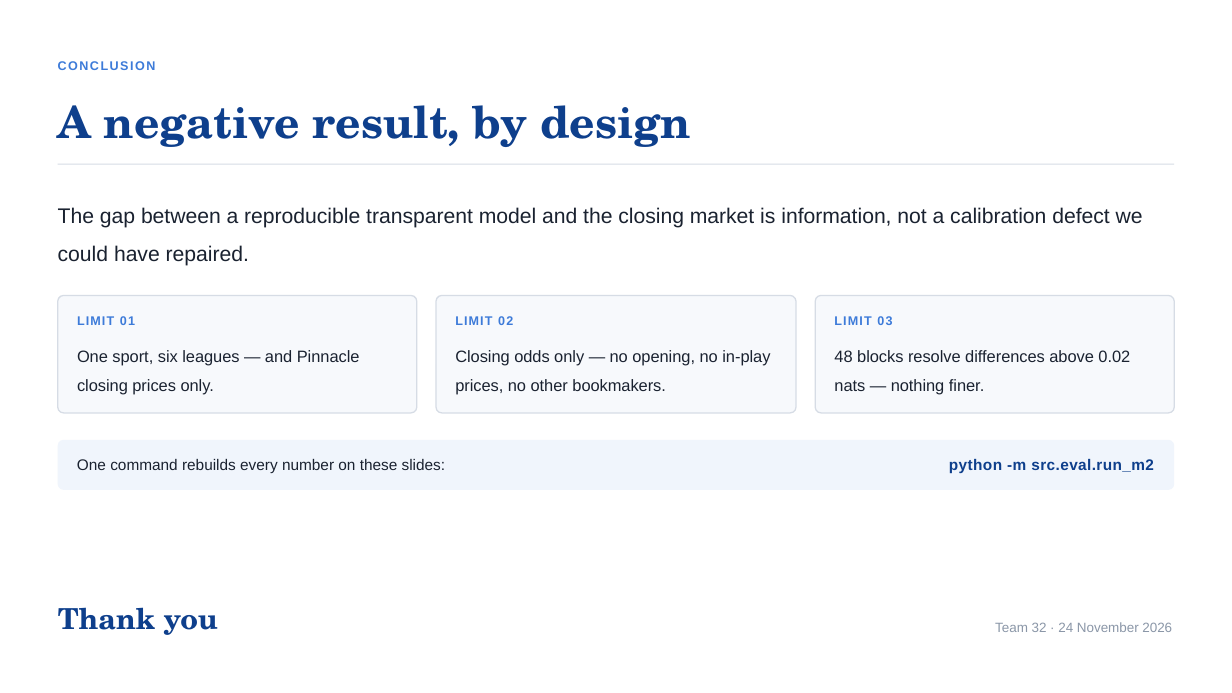
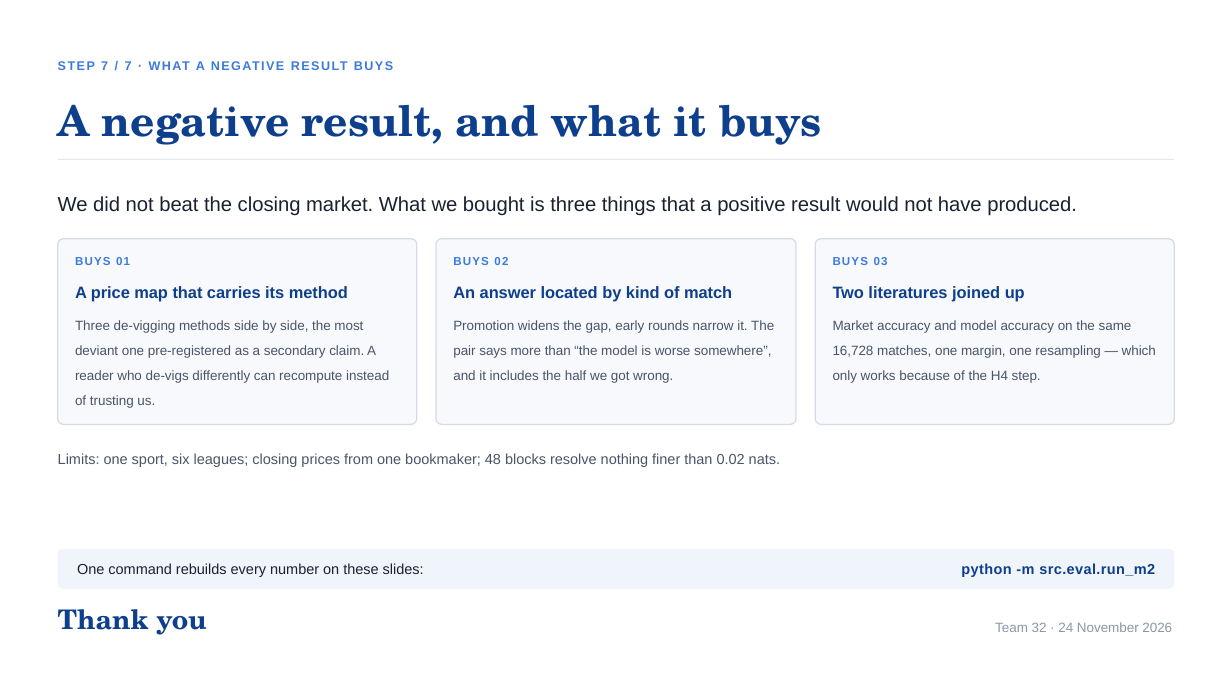
Before and after one commit to XHH-Coco/Football-Calibration, a slide deck: slide 10 of products/slides/Market-Audit/Market-Audit.pptx. Drawn at 1232x693 pixels with LibreOffice and Linux fonts; fonts in the diff are those of the drawing. Boxes give left, top, right and bottom in pixels: in the first picture for what was removed or moved away, otherwise in the second. Text is boxed around its words. In the diff, an @@ line names an element or a change of style, - is before the commit and + after.

```diff
--- a/products/slides/Market-Audit/Market-Audit.pptx
+++ b/products/slides/Market-Audit/Market-Audit.pptx
@@ text at <box>101,61,205,70</box>: text changed @@
-CONCLUSION
+STEP 7 / 7 · WHAT A NEGATIVE RESULT BUYS
@@ text at <box>58,104,822,145</box>: text changed; size 34.5 to 33 pt @@
-A negative result, by design
+A negative result, and what it buys
@@ rectangle: place and size @@
-rectangle at <box>57,164,1174,165</box>
+rectangle at <box>57,159,1174,160</box>
@@ text at <box>58,196,1077,216</box>: text changed; size 16.5 to 15.8 pt @@
-The gap between a reproducible transparent model and the closing market is information, not a calibration defect we could have repaired.
+We did not beat the closing market. What we bought is three things that a positive result would not have produced.
@@ rounded rectangle: place and size @@
-rounded rectangle at <box>57,296,417,413</box>
+rounded rectangle at <box>57,238,417,424</box>
@@ rounded rectangle: place and size @@
-rounded rectangle at <box>436,296,797,413</box>
+rounded rectangle at <box>436,238,797,424</box>
@@ rounded rectangle: place and size @@
-rounded rectangle at <box>815,296,1175,413</box>
+rounded rectangle at <box>815,238,1175,424</box>
@@ text at <box>116,257,130,265</box>: text changed; size 9.8 to 9 pt @@
-LIMIT 01
+BUYS 01
@@ text at <box>494,257,508,265</box>: text changed; size 9.8 to 9 pt @@
-LIMIT 02
+BUYS 02
@@ text at <box>874,257,888,265</box>: text changed; size 9.8 to 9 pt @@
-LIMIT 03
+BUYS 03
@@ text added at <box>75,286,348,302</box>, 12.8 pt, text #0E3F8C, bold @@
+A price map that carries its method
@@ text added at <box>453,286,732,302</box>, 12.8 pt, text #0E3F8C, bold @@
+An answer located by kind of match
@@ text added at <box>833,286,1025,302</box>, 12.8 pt, text #0E3F8C, bold @@
+Two literatures joined up
@@ text added at <box>75,320,389,408</box>, 10.5 pt, text #4A5568 @@
+Three de-vigging methods side by side, the most deviant one pre-registered as a secondary claim. A reader who de-vigs differently can recompute instead of trusting us.
@@ text added at <box>453,320,774,383</box>, 10.5 pt, text #4A5568 @@
+Promotion widens the gap, early rounds narrow it. The pair says more than “the model is worse somewhere”, and it includes the half we got wrong.
@@ text added at <box>833,320,1156,383</box>, 10.5 pt, text #4A5568 @@
+Market accuracy and model accuracy on the same 16,728 matches, one margin, one resampling — which only works because of the H4 step.
@@ text removed at <box>77,350,360,395</box> @@
-One sport, six leagues — and Pinnacle closing prices only.
@@ text removed at <box>455,350,770,395</box> @@
-Closing odds only — no opening, no in-play prices, no other bookmakers.
@@ text removed at <box>834,350,1130,395</box> @@
-48 blocks resolve differences above 0.02 nats — nothing finer.
@@ text added at <box>58,453,780,467</box>, 11.2 pt, text #4A5568 @@
+Limits: one sport, six leagues; closing prices from one bookmaker; 48 blocks resolve nothing finer than 0.02 nats.
@@ proportions changed in 4 elements at <box>436,238,797,424</box>, <box>57,238,417,424</box>, <box>815,238,1175,424</box>, <box>57,549,1174,590</box> @@
@@ rounded rectangle: place and size @@
-rounded rectangle at <box>57,440,1174,490</box>
+rounded rectangle at <box>57,549,1174,590</box>
@@ text "One command rebuilds every number ..." at <box>77,563,424,577</box>: size 12 to 11.2 pt @@
@@ text "One command rebuilds every number ...": place and size @@
-text "One command rebuilds every number ..." at <box>77,459,446,473</box>
+text "One command rebuilds every number ..." at <box>77,563,424,577</box>
@@ text "python -m src.eval.run_m2": place and size @@
-text "python -m src.eval.run_m2" at <box>949,459,1154,474</box>
+text "python -m src.eval.run_m2" at <box>961,563,1155,577</box>
@@ text "python -m src.eval.run_m2" at <box>961,563,1155,577</box>: size 12 to 11.2 pt @@
@@ text "Thank you" at <box>58,609,207,635</box>: size 22.5 to 21 pt @@
```
Also in this commit, not shown: 7 other slides changed, 1 slide added, 1 slide removed, 48 other files.
